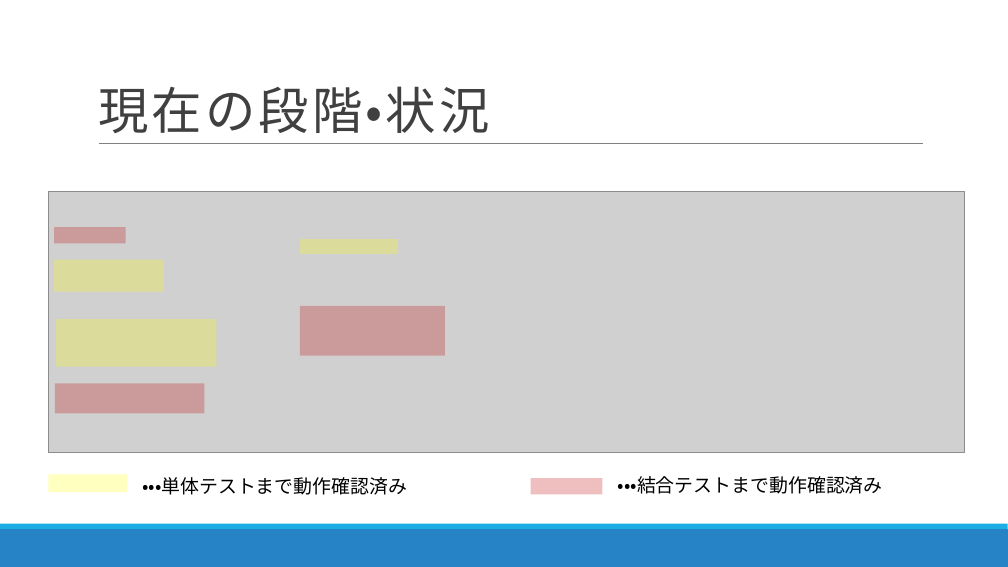
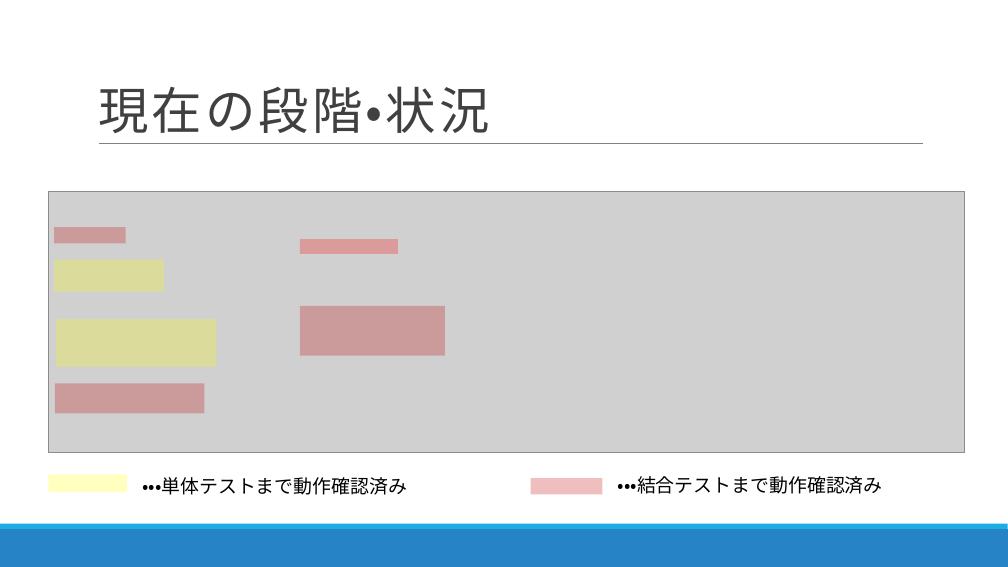
Before and after one commit to DJ956/YoloBarcodeReader, a slide deck: slide 4 of プレゼン/RapidCart20191202.pptx. Drawn at 1008x567 pixels with LibreOffice and Linux fonts; fonts in the diff are those of the drawing; grey boxes stand for pictures. Boxes give left, top, right and bottom in pixels: in the first picture for what was removed or moved away, otherwise in the second. Text is boxed around its words. In the diff, an @@ line names an element or a change of style, - is before the commit and + after.

```diff
--- a/プレゼン/RapidCart20191202.pptx
+++ b/プレゼン/RapidCart20191202.pptx
@@ rectangle at (x1=300, y1=239, x2=399, y2=254): fill #FFFF00 at 25% opacity to #FF0000 at 25% opacity @@
```
Also in this commit, not shown: 3 other slides changed.
